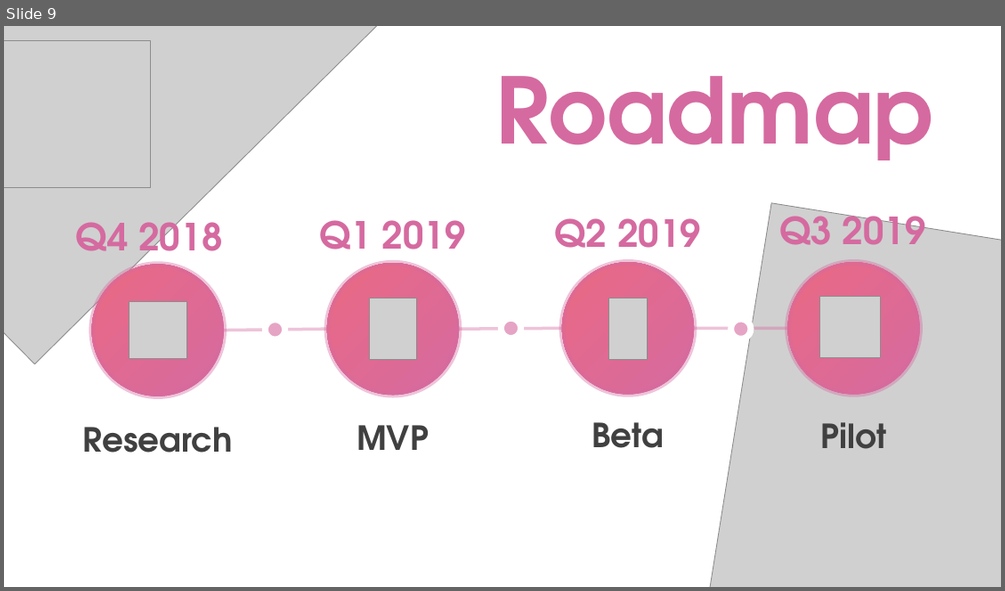
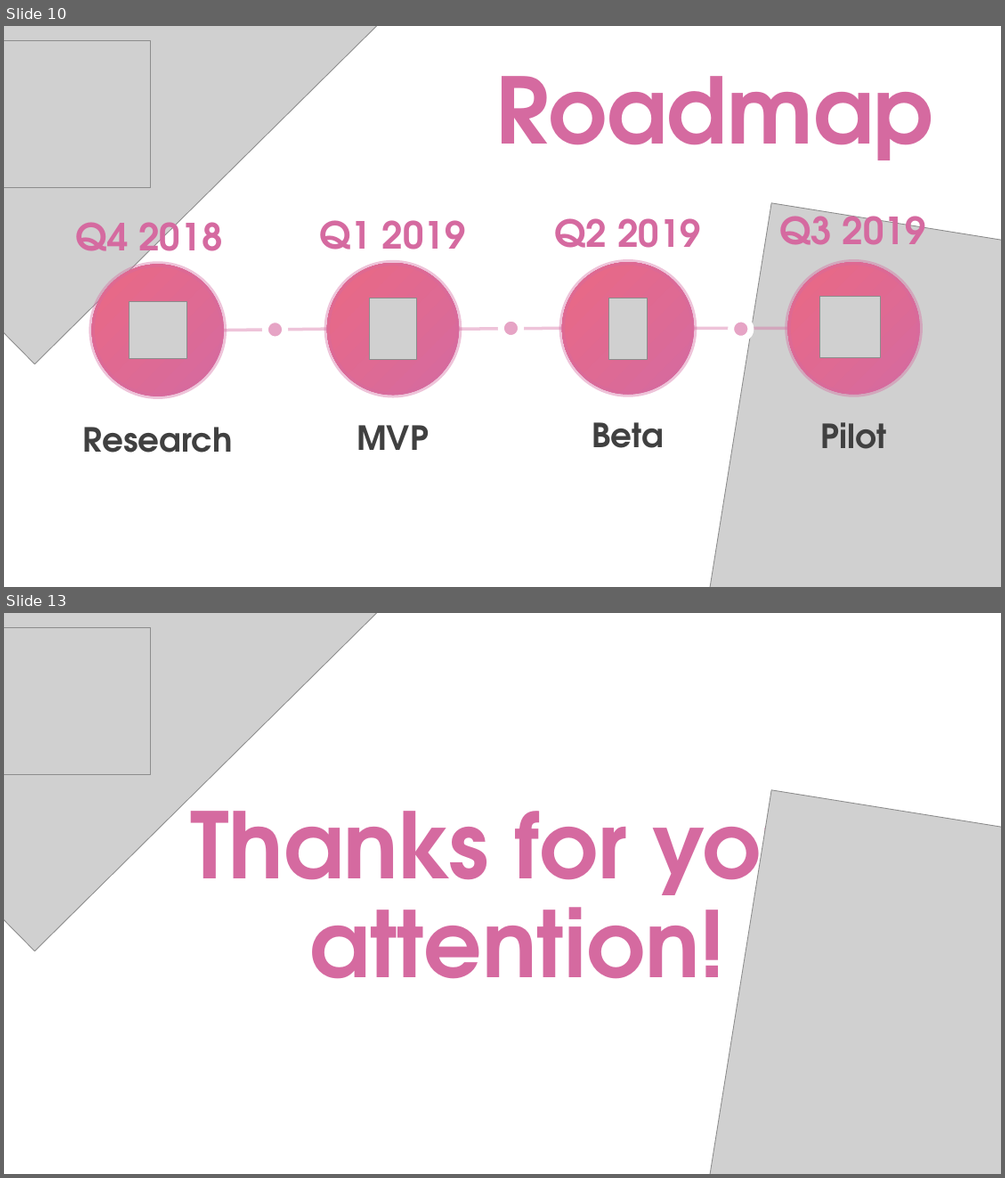
Before and after one commit to DeliriumProducts/luncher-box, a slide deck: presentation/softuniada/presentation.pptx. Shown one above the other, each under a label of ours: slide 9 before the commit, slides 10 and 13 after it; the slides between them are not shown. The pictures are 1005x591 and 1005x1178 pixels, drawn with LibreOffice and Linux fonts; fonts in the diff are those of the drawing; grey boxes stand for pictures. Boxes give left, top, right and bottom in pixels: in the first picture for what was removed or moved away, otherwise in the second. Text is boxed around its words. In the diff, an @@ line names an element or a change of style, - is before the commit and + after.

```diff
--- a/presentation/softuniada/presentation.pptx
+++ b/presentation/softuniada/presentation.pptx
@@ slide 13 added at box(4, 613, 1001, 1174), background #FFFFFF @@
@@ picture added at box(4, 613, 429, 950) @@
@@ picture added at box(4, 628, 151, 774) @@
@@ title added at box(190, 779, 845, 979), 88 pt, text gradient #D56AA0 to #EA6984, bold @@
+Thanks for your attention!
@@ picture added at box(684, 789, 1001, 1174) @@
@@ what was slide 9 is now slide 10 @@
```
Also in this commit, not shown: 1 slide changed, 3 other slides added, 1 other file.
